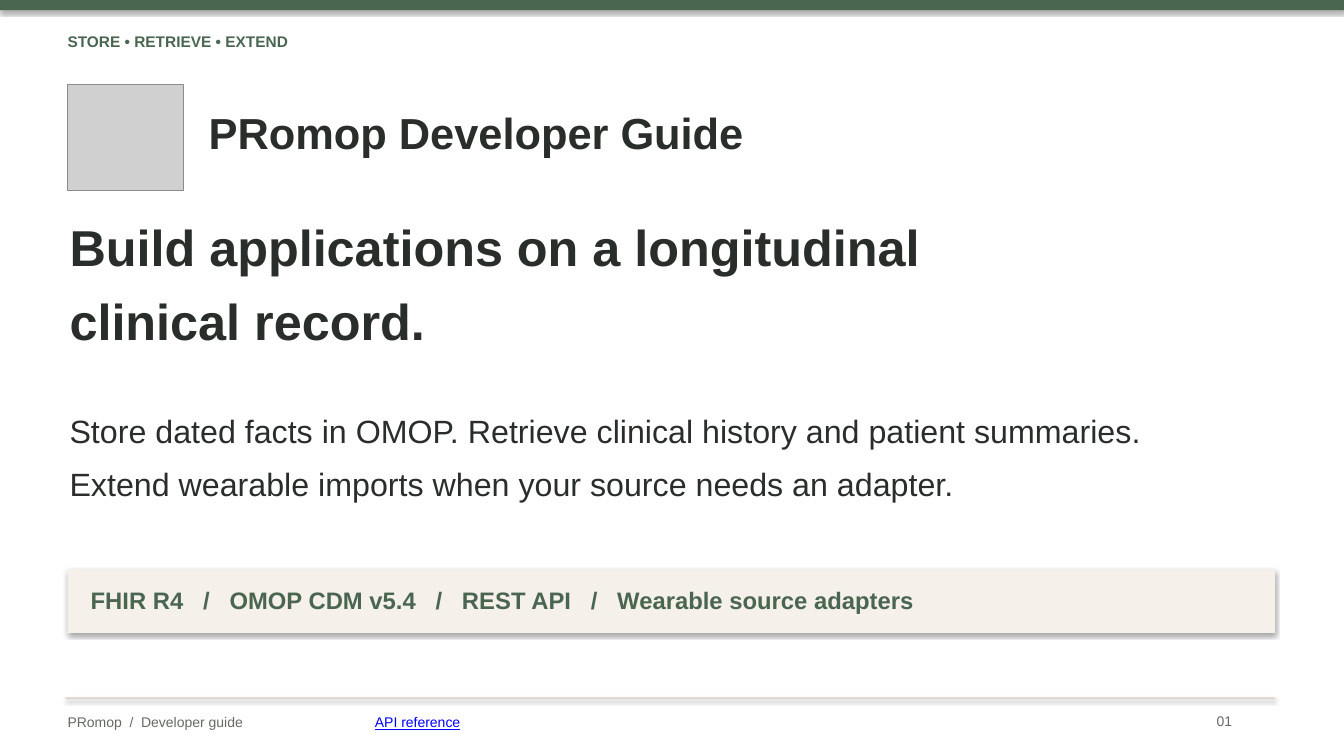
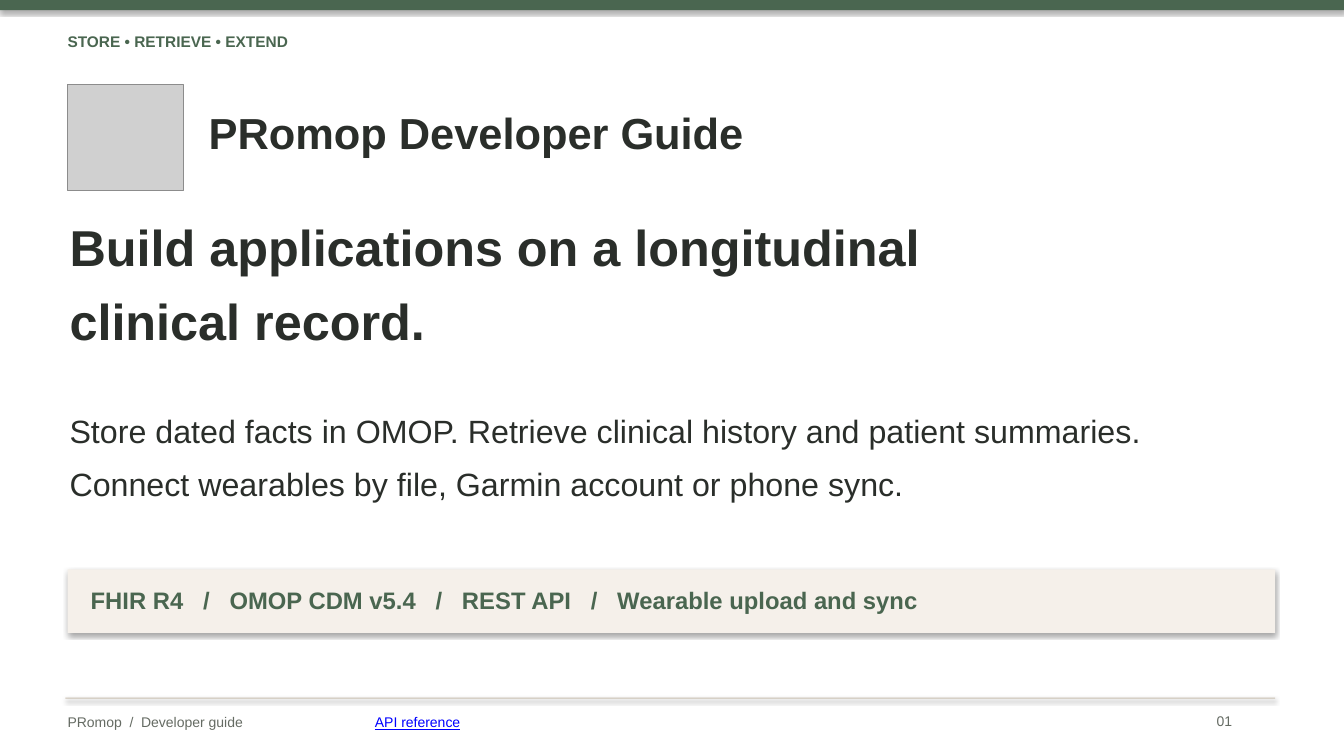
Before and after one commit to healthkey-ai/promop, a slide deck: slide 1 of PRomop_Developer_Guide.pptx. Drawn at 1344x756 pixels with LibreOffice and Linux fonts; fonts in the diff are those of the drawing; grey boxes stand for pictures. Boxes give left, top, right and bottom in pixels: in the first picture for what was removed or moved away, otherwise in the second. Text is boxed around its words. In the diff, an @@ line names an element or a change of style, - is before the commit and + after.

```diff
--- a/PRomop_Developer_Guide.pptx
+++ b/PRomop_Developer_Guide.pptx
@@ text at <box>70,472,903,502</box>: text changed @@
-Extend wearable imports when your source needs an adapter.
+Connect wearables by file, Garmin account or phone sync.
@@ text at <box>91,591,917,614</box>: text changed @@
-FHIR R4 / OMOP CDM v5.4 / REST API / Wearable source adapters
+FHIR R4 / OMOP CDM v5.4 / REST API / Wearable upload and sync
```
Also in this commit, not shown: 8 other slides changed, 2 slides added, 1 slide removed.
